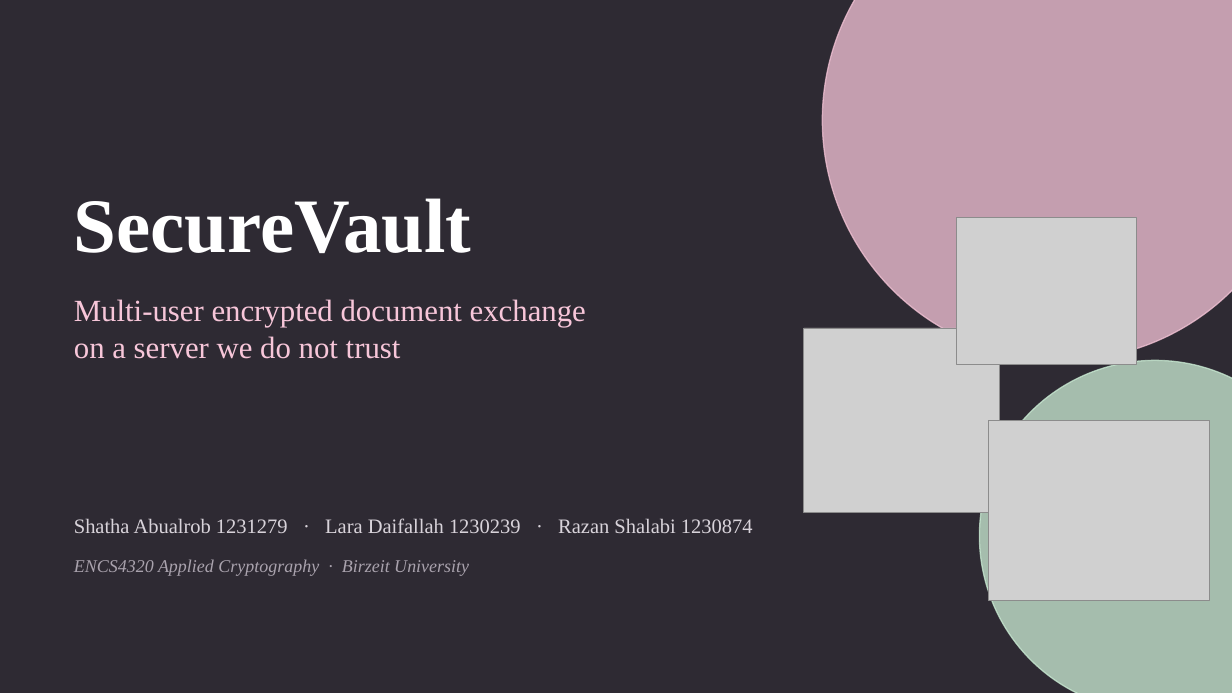
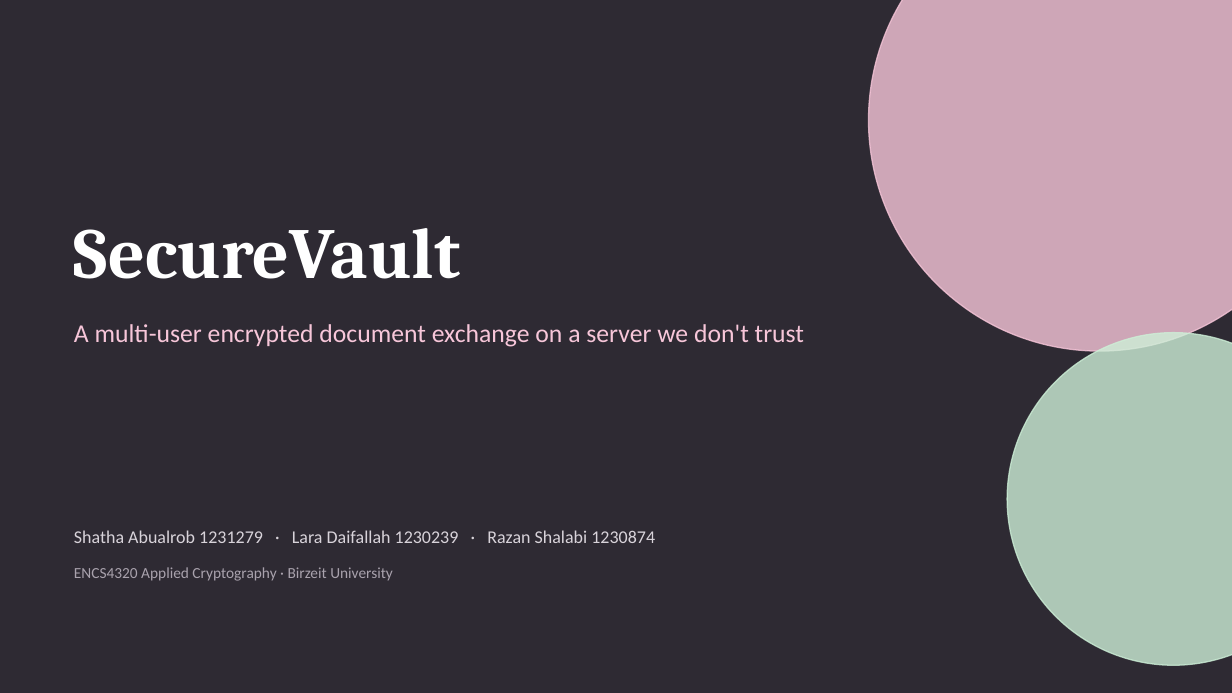
Before and after one commit to Holmes-99/SecureVault, a slide deck: slide 1 of slides/SecureVault.pptx. Drawn at 1232x693 pixels with LibreOffice and Linux fonts; fonts in the diff are those of the drawing; grey boxes stand for pictures. Boxes give left, top, right and bottom in pixels: in the first picture for what was removed or moved away, otherwise in the second. Text is boxed around its words. In the diff, an @@ line names an element or a change of style, - is before the commit and + after.

```diff
--- a/slides/SecureVault.pptx
+++ b/slides/SecureVault.pptx
@@ ellipse: place and size @@
-ellipse at (823,0,1232,360)
+ellipse at (869,0,1232,351)
@@ ellipse at (869,0,1232,351): fill #F7C6D9 at 75% opacity to #F7C6D9 at 80% opacity @@
@@ text "SecureVault": place and size @@
-text "SecureVault" at (74,198,472,253)
+text "SecureVault" at (74,228,461,279)
@@ text "SecureVault" at (74,228,461,279): size 60 to 56 pt, font Times New Roman to Cambria; vertical alignment top to middle @@
@@ picture removed at (957,217,1137,365) @@
@@ text at (74,324,804,347): text changed; size 24 to 20 pt; font Times New Roman to Calibri @@
-Multi-user encrypted document exchange
-on a server we do not trust
+A multi-user encrypted document exchange on a server we don't trust
@@ text "A multi-user encrypted document exchange ..." at (74,324,804,347): vertical alignment top to middle @@
@@ picture removed at (804,328,1000,513) @@
@@ ellipse: place and size @@
-ellipse at (980,360,1232,693)
+ellipse at (1007,333,1232,665)
@@ ellipse at (1007,333,1232,665): fill #CDEFD7 at 75% opacity to #CDEFD7 at 80% opacity @@
@@ picture removed at (989,421,1210,601) @@
@@ text "Shatha Abualrob 1231279 · Lara ..." at (74,530,655,543): size 16 to 14 pt, font Times New Roman to Calibri; vertical alignment top to middle @@
@@ text "ENCS4320 Applied Cryptography · Birzeit ..." at (74,567,393,581): size 14 to 12 pt, font Times New Roman to Calibri, italic off; vertical alignment top to middle @@
```
Also in this commit, not shown: 3 other slides changed, 13 slides added, 25 slides removed.
